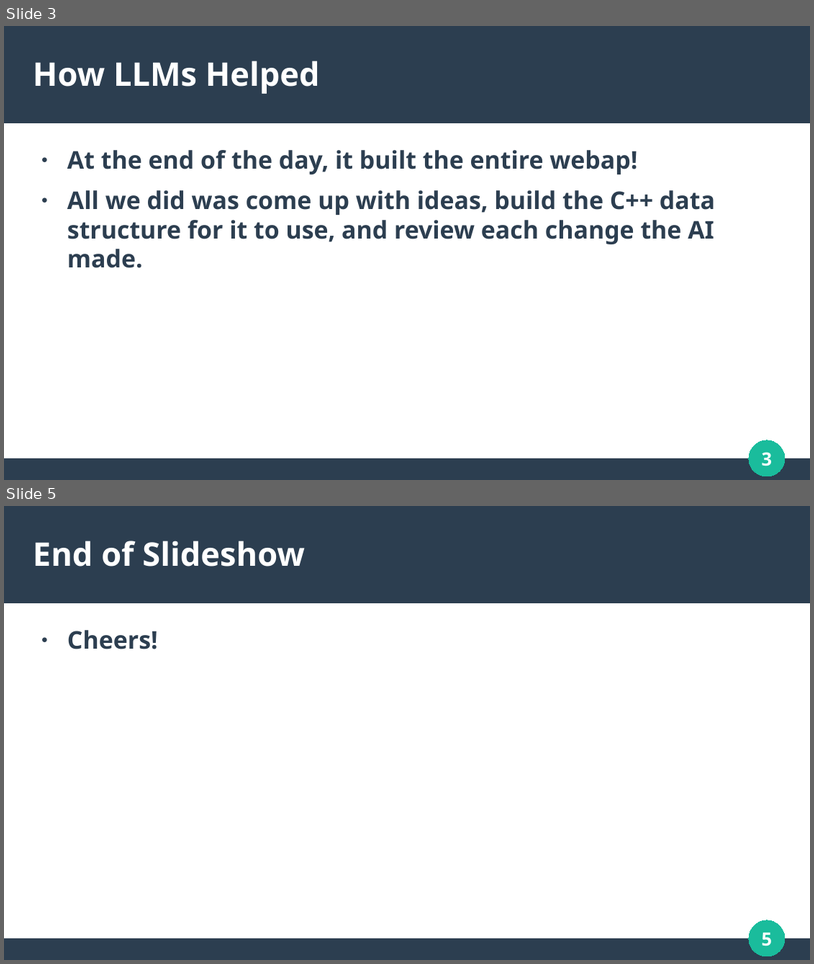
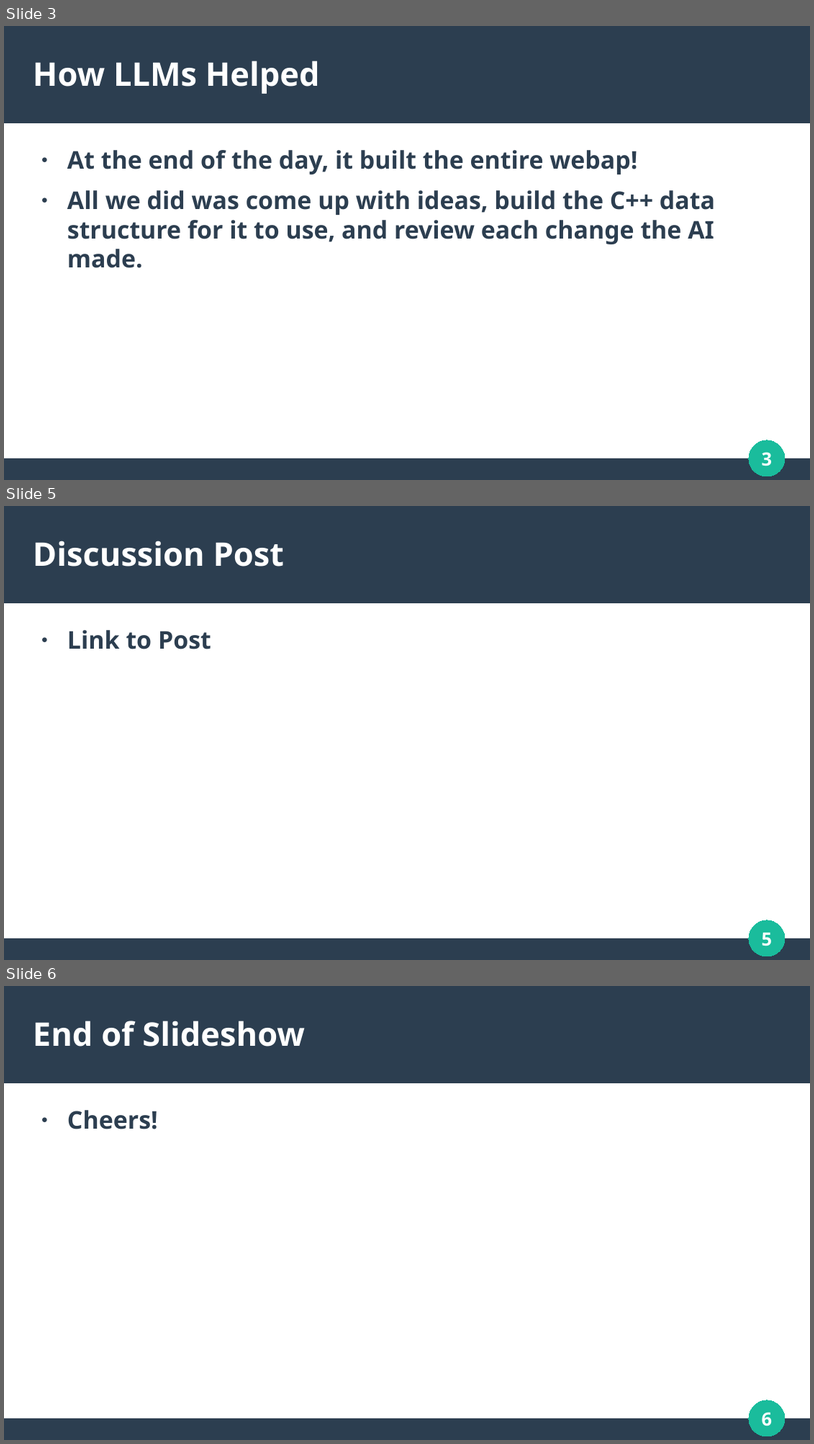
Before and after one commit to kaiguy71/Family-Tree, a slide deck: DeliverablePresentation.odp. Shown one above the other, each under a label of ours: slides 3 and 5 before the commit, slides 3, 5 and 6 after it; the slides between them are not shown. The pictures are 814x964 and 814x1444 pixels, drawn with LibreOffice and Linux fonts; fonts in the diff are those of the drawing. Boxes give left, top, right and bottom in pixels: in the first picture for what was removed or moved away, otherwise in the second. Text is boxed around its words. In the diff, an @@ line names an element or a change of style, - is before the commit and + after.

```diff
--- a/DeliverablePresentation.odp
+++ b/DeliverablePresentation.odp
@@ slide 5 added at (x1=4, y1=506, x2=810, y2=960), background #FFFFFF; not listed: 3 template elements that a slide beside it also shows @@
@@ title added at (x1=33, y1=541, x2=284, y2=566), 32 pt, text #FFFFFF, bold @@
+Discussion Post
@@ text added at (x1=67, y1=630, x2=211, y2=649), 24 pt, text #2C3E50, bold @@
+● Link to Post
@@ page number added at (x1=762, y1=932, x2=773, y2=946), 18 pt, text #FFFFFF, bold @@
+5
@@ what was slide 5 is now slide 6 @@
@@ page number at (x1=762, y1=1412, x2=773, y2=1426): text changed @@
-5
+6
```
Also in this commit, not shown: 1 slide changed.
